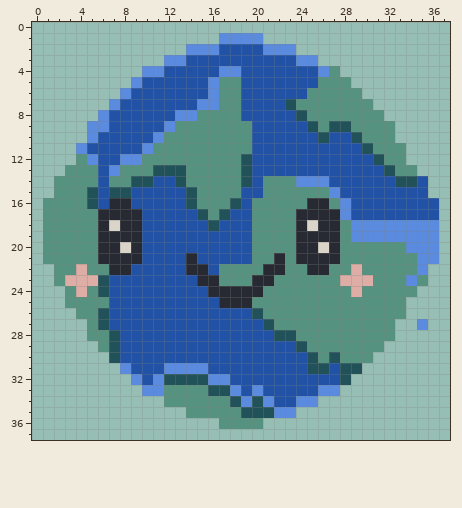
Two versions of one pixel-art file, melon-jam/sprites/ase/earth.ase. Above, as it was before the edit.
38x38 pixels, 1 frame.
After the commit:
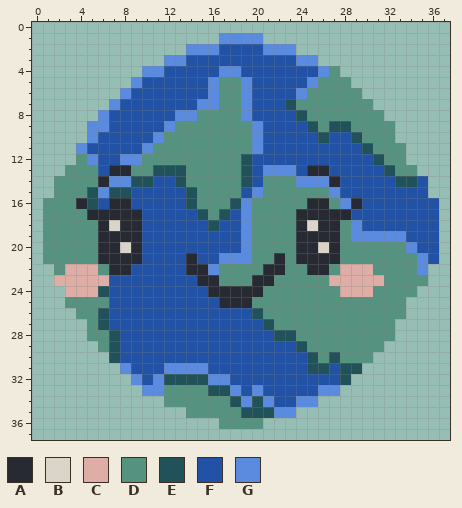
Palette (. is transparent): A #272a32  B #dad4c9  C #deada5  D #55927f  E #21525a  F #2152a5  G #5a8bde
Change:
Colour A replaces colour D in row 13 at x 8; in row 16 at x 4; in row 17 at x 5.
Colour A replaces colour F in row 13 at x 25 to 26; in row 14 at x 6 and 27; in row 16 at x 29.
Colour A replaces colour G in row 13 at x 7; in row 17 at x 28.
Colour C replaces colour D in row 22 at x 3, 5, 28 and 30; in row 23 at x 2, 27 and 31; in row 24 at x 3, 5, 28 and 30.
Colour C replaces colour E in row 23 at x 6.
Colour D replaces colour G in row 23 at x 34.
Colour F replaces colour G in row 18 at x 30 to 36; in row 19 at x 34 to 36; in row 20 at x 35 to 36; in row 21 at x 36.
Colour G replaces colour D in row 14 at x 7 to 8.
Colour G replaces colour F in row 5 at x 19 and 25; in row 6 at x 19 and 24; in rows 7 to 8 at x 19; in rows 9 to 11 at x 20; in row 13 at x 21 to 23; in row 15 at x 6 and 20.
Colour G replaces colour F in rows 16 to 20 at x 19; in row 21 at x 17 to 19; in row 22 at x 16.
Colour G is gone in row 27 at x 35.
Boxes around the changes in both pictures, in picture pixels (x1, y1, x2, y2):
changed: (208, 77, 439, 330)
changed: (76, 165, 131, 220)
changed: (54, 264, 109, 297)
